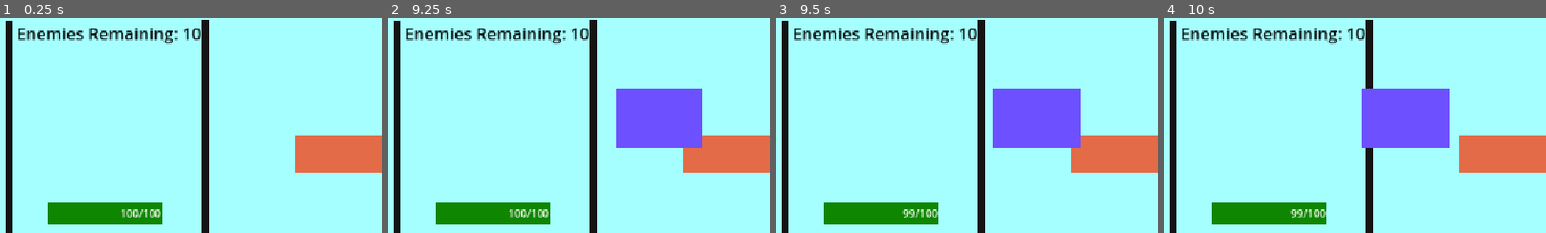
Above: before the commit, frames 1-4 (left to right).
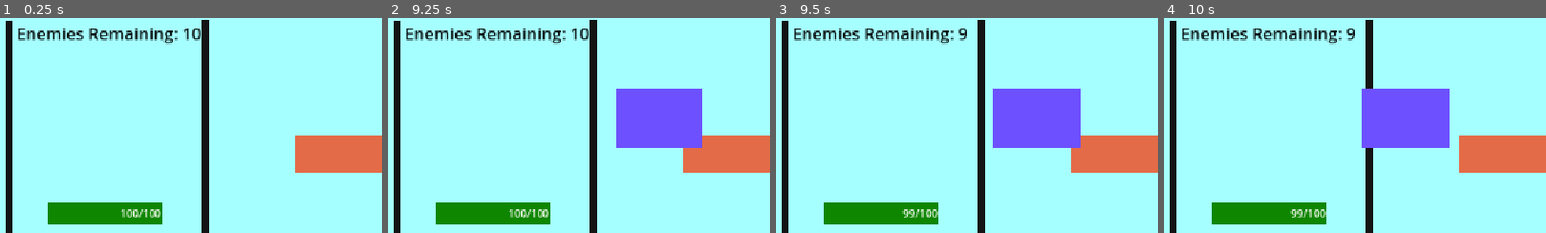
Above: after the commit, the same moments.

Repository: ninjadragonliu/Something
Game: Godot game, scene res://Scenes/world.tscn
Same seed, same stepped clock (60 frames per second), same inputs: the game is played once before the commit and once after it. The project has no main scene, so this scene is started directly.
Inputs:
- Up to frame 1 (0.25 s): no input
- Up to frame 2 (9.25 s): click "<" at 0.5 s; click ">" at 1.25 s; click "<" at 2 s; click ">" at 2.75 s; click "<" at 3.5 s; click ">" at 4.25 s
- Up to frame 3 (9.5 s): no input
- Up to frame 4 (10 s): no input
The pictures show only the part of the screen within x 37-87%, y 0-50%; the shares and areas given below are measured in that part.

Frames 1-2 are identical in both runs. In frame 3, 0.2% of the frame differs, in the area x 47-53%, y 4-11%; in frame 4, 0.2%.

Commit message:
updated code

Diff:
--- a/something/Scripts/player.gd
+++ b/something/Scripts/player.gd
@@ -1,4 +1,6 @@
 extends CharacterBody2D
+
+signal take_damaged
 
 func attack(body : Node2D):
 	#if body.is_in_group("enemy"):
@@ -11,8 +13,8 @@
 	if Global.health == 0:
 		queue_free()
 
-
 func _on_area_2d_body_entered(body: Node2D) -> void:
 	if body.is_in_group("enemy"):
-		self.take_damage(1)
+		take_damage(1)
 		body.queue_free()
+		take_damaged.emit()
--- a/something/Scripts/world.gd
+++ b/something/Scripts/world.gd
@@ -5,10 +5,14 @@
 
 var enemy_in_range_left
 var enemy_in_range_right
-var enemies_remaning
+var enemies_remaining
 
 func _ready() -> void:
-	enemies_remaning = enemies.enemies_amount
+	enemies_remaining = enemies.enemies_amount
+
+	# Connect player's signal to decrease enemy count
+	player.take_damaged.connect(_on_player_damaged)
+
 	var timer = Timer.new()
 	timer.wait_time = 2.0  # 每 2 秒生成一个敌人
 	timer.autostart = true
@@ -23,7 +27,10 @@
 	#for i in range(5):
 		#enemies.spawn_enemy()
 	#enemies.spawn_enemy()
-	$EnemiesRemaining.text = "Enemies Remaining: " + str(enemies_remaning)
+	$EnemiesRemaining.text = "Enemies Remaining: " + str(enemies_remaining)
+
+func _on_player_damaged():
+	enemies_remaining -= 1  # Decrease enemy count when player is hit
 
 func _on_left_pressed() -> void:
 	# if enemy comes into line
@@ -31,7 +38,7 @@
 	if enemy_in_range_left:
 		#player.attack_left()
 		player.attack(enemy_in_range_left)
-		enemies_remaning -= 1
+		enemies_remaining -= 1
 
 
 func _on_right_pressed() -> void:
@@ -40,7 +47,7 @@
 	if enemy_in_range_right:
 		#player.attack_right()
 		player.attack(enemy_in_range_right)
-		enemies_remaning -= 1
+		enemies_remaining -= 1
 
 
 func _on_line_left_body_entered(body: Node2D) -> void:
